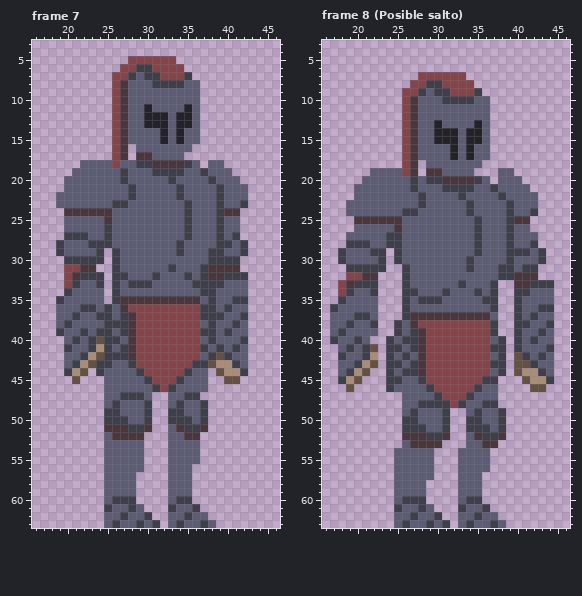
Pixel-art file -- Aseprite/MainCharacter.aseprite. Above, as it was before the edit.
64x64 pixels, 38 frames. Shown: frame 7: x 16..46, y 3..63; frame 8 (Posible salto): x 16..46, y 3..63. The commit also changed other frames, which this record leaves out.
After the commit:
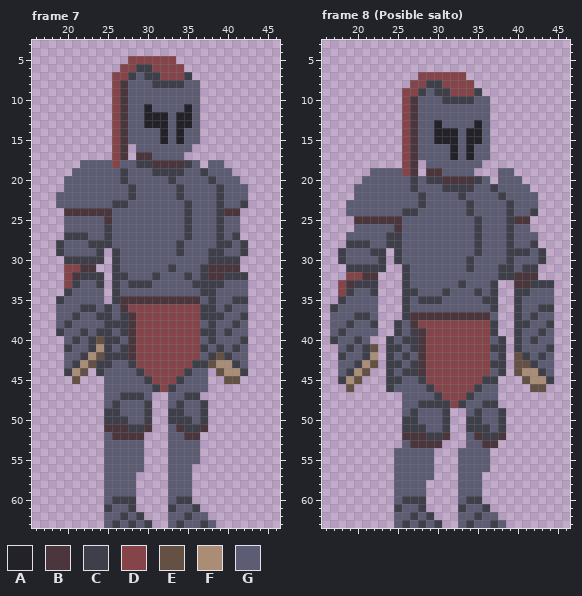
Palette (. is transparent): A #222228  B #4a363c  C #3f3f4b  D #85444a  E #655144  F #ab8d76  G #5c5c75
Author's note on the commit: [PiesArregladosYFrameDeSaltoEliminado]
What changed:
Frame 7, layer "Pierna D":
Colour G gives way to colour C in row 62 at x 29; in row 63 at x 28 and 30.
Colour C gives way to colour G in row 63 at x 29.
The author cleared colour C in row 62 at x 30; in row 63 at x 31.
The author cleared colour G in row 61 at x 29.
Frame 8 (Posible salto), layer "Pierna D": the same change as frame 7
Where, in picture pixels (left, top, right, bottom), the same in both pictures:
changed: (128, 504, 160, 528)
changed: (418, 504, 450, 528)
